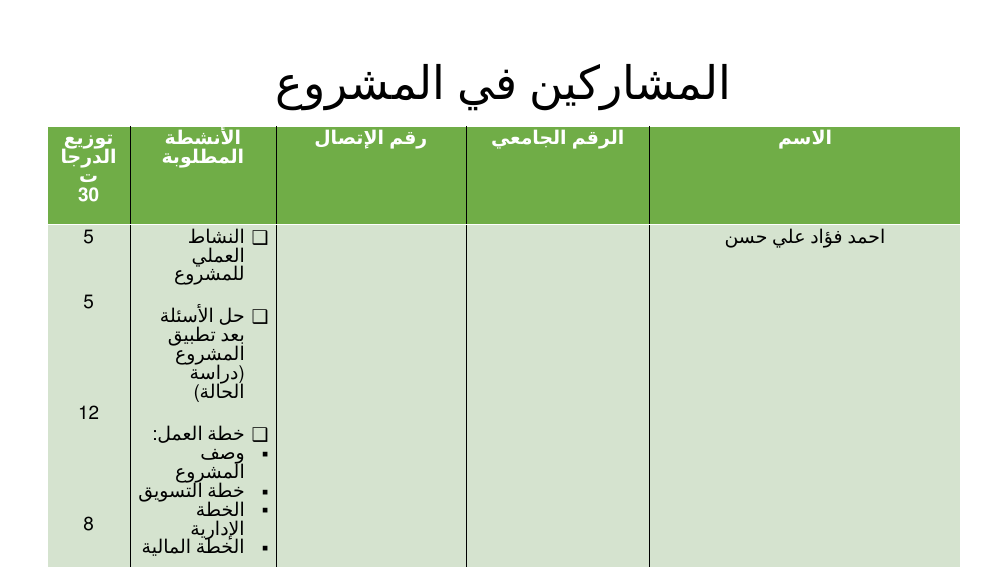
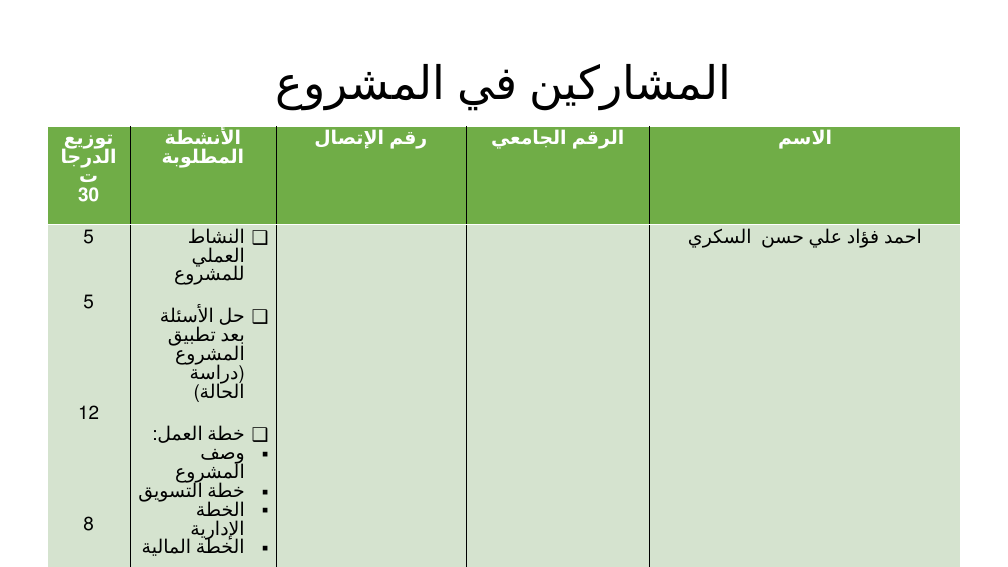
Before and after one commit to ba161/mashroo3, a slide deck: slide 2 of project.ppt. Drawn at 1008x567 pixels with LibreOffice and Linux fonts; fonts in the diff are those of the drawing. Boxes give left, top, right and bottom in pixels: in the first picture for what was removed or moved away, otherwise in the second. Text is boxed around its words. In the diff, an @@ line names an element or a change of style, - is before the commit and + after.

Commit message:
hello

```diff
--- a/project.ppt
+++ b/project.ppt
@@ table at box(48, 126, 960, 560) @@
-row 2, column 5: احمد فؤاد علي حسن
+row 2, column 5: احمد فؤاد علي حسن السكري
```
